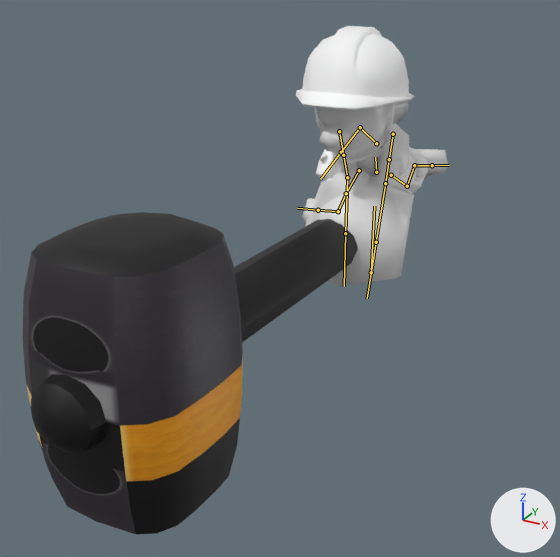
What one commit did to the FBX model Assets/Models/Players/mario/mario_builder/mario_builder_exported.fbx.
The view is the same before and after, from a camera (50 mm lens) standing at (23.3, -59.1, 27.1) and looking at (0.3, -17.2, 6.1). The lights are fixed; the arrows at lower right show +X, +Y and +Z. The older version comes first. Both versions are drawn at frame 8 of the action 'mario_model_mg|hammer_at_mario_model_mg'; the numbers are the values there. The bones that bend it are drawn over the model as lines.

In view in the first picture: 'belt', 'hand_hammer', 'hip_hammer', 'mario_model_builder'.
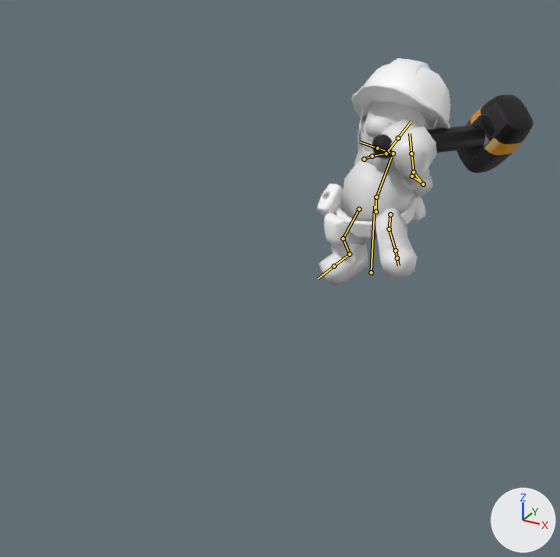
What differs and where, as boxes (x1, y1, x2, y2) in the pictures (560 x 557 px):
'hand_hammer', posed
    before: (23, 212, 358, 534)
    after: (372, 95, 533, 173)
'mario_model_builder', posed (13% narrower, 12% shorter)
    before: (296, 26, 448, 286)
    after: (318, 58, 450, 286)
'belt', posed
    before: (326, 147, 428, 187)
    after: (324, 193, 426, 245)
'hip_hammer', posed
    before: (315, 149, 336, 181)
    after: (317, 184, 343, 217)
bone 'skl_root', root to tip
    before: (376, 172) to (375, 157)
    after: (376, 211) to (376, 196)
bone 'spin', root to tip
    before: (376, 143) to (361, 129)
    after: (376, 197) to (391, 157)
bone 'head', root to tip
    before: (360, 127) to (341, 152)
    after: (393, 153) to (377, 148)
bone 'arm_l1', root to tip
    before: (393, 134) to (389, 159)
    after: (412, 176) to (423, 184)
bone 'arm_l2', root to tip
    before: (389, 159) to (385, 183)
    after: (423, 184) to (413, 172)
bone 'wrist_l1', root to tip
    before: (385, 183) to (376, 242)
    after: (413, 172) to (411, 153)
bone 'arm_r1', root to tip
    before: (339, 131) to (343, 155)
    after: (364, 159) to (372, 156)
bone 'arm_r2', root to tip
    before: (343, 155) to (347, 177)
    after: (372, 156) to (386, 153)
bone 'wrist_r1', root to tip
    before: (347, 177) to (345, 233)
    after: (386, 153) to (398, 138)
bone 'leg_r1', root to tip
    before: (359, 170) to (346, 193)
    after: (359, 209) to (343, 238)
bone 'leg_r2', root to tip
    before: (346, 193) to (338, 211)
    after: (343, 238) to (349, 254)
bone 'ankle_r1', root to tip
    before: (338, 211) to (318, 210)
    after: (349, 254) to (334, 266)
bone 'leg_l1', root to tip
    before: (391, 175) to (407, 186)
    after: (390, 214) to (389, 229)
bone 'leg_l2', root to tip
    before: (407, 186) to (414, 165)
    after: (389, 229) to (395, 250)
bone 'ankle_l1', root to tip
    before: (414, 165) to (432, 165)
    after: (395, 250) to (397, 258)

The change in detail:
Bone 'skl_root' (bone_skl_root) moves from (0.0, 2.98, 0.45) to (0.0, -0.58, 0.11).
Bone 'skl_root' (bone_skl_root) turns from (15, 0, 0) to (4, 0, 0) degrees about its own x, y and z.
Bone 'spin' (bone_spin) moves from (0.0, 1.22, -0.33) to (0.0, 0.05, -0.05).
Bone 'spin' (bone_spin) turns from (45, 2, 3) to (-35, 1, -9) degrees about its own x, y and z.
Bone 'head' (bone_head) turns from (-42, -1, 3) to (12, 3, 6) degrees about its own x, y and z.
Bone 'arm_l1' (bone_arm_l1) moves from (0.0, 0.0, 0.0) to (-0.07, -0.01, 0.04).
Bone 'arm_l1' (bone_arm_l1) turns from (-89, 17, 19) to (-39, -6, 28) degrees about its own x, y and z.
Bone 'arm_l2' (bone_arm_l2) turns from (-1, 9, 0) to (77, 8, 10) degrees about its own x, y and z.
Bone 'wrist_l1' (bone_wrist_l1) turns from (-3, -103, 3) to (37, -111, -17) degrees about its own x, y and z.
Bone 'wrist_l1' (bone_wrist_l1) is rescaled from (2.59, 2.5, 2.71) to (1.33, 1.2, 1.01).
Bone 'arm_r1' (bone_arm_r1) moves from (0.0, 0.0, 0.0) to (-0.14, -0.02, -0.08).
Bone 'arm_r1' (bone_arm_r1) turns from (-82, -18, -96) to (-114, -25, -48) degrees about its own x, y and z.
Bone 'arm_r2' (bone_arm_r2) turns from (0, -21, 1) to (15, -25, 4) degrees about its own x, y and z.
Bone 'wrist_r1' (bone_wrist_r1) turns from (-28, 17, -23) to (-2, 1, -31) degrees about its own x, y and z.
Bone 'wrist_r1' (bone_wrist_r1) is rescaled from (2.59, 2.5, 2.71) to (1.18, 1.11, 1.0).
Bone 'leg_r1' (bone_leg_r1) turns from (0, 57, -30) to (32, 27, -4) degrees about its own x, y and z.
Bone 'leg_r2' (bone_leg_r2) turns from (1, 3, -9) to (59, 1, 4) degrees about its own x, y and z.
Bone 'ankle_r1' (bone_ankle_r1) turns from (-2, 1, -14) to (-11, 0, -12) degrees about its own x, y and z.
Bone 'leg_l1' (bone_leg_l1) turns from (-43, 8, 9) to (90, -20, -5) degrees about its own x, y and z.
Bone 'leg_l2' (bone_leg_l2) turns from (77, 1, 10) to (97, 20, 23) degrees about its own x, y and z.
Bone 'ankle_l1' (bone_ankle_l1) turns from (32, 11, -26) to (-7, -7, -28) degrees about its own x, y and z.
